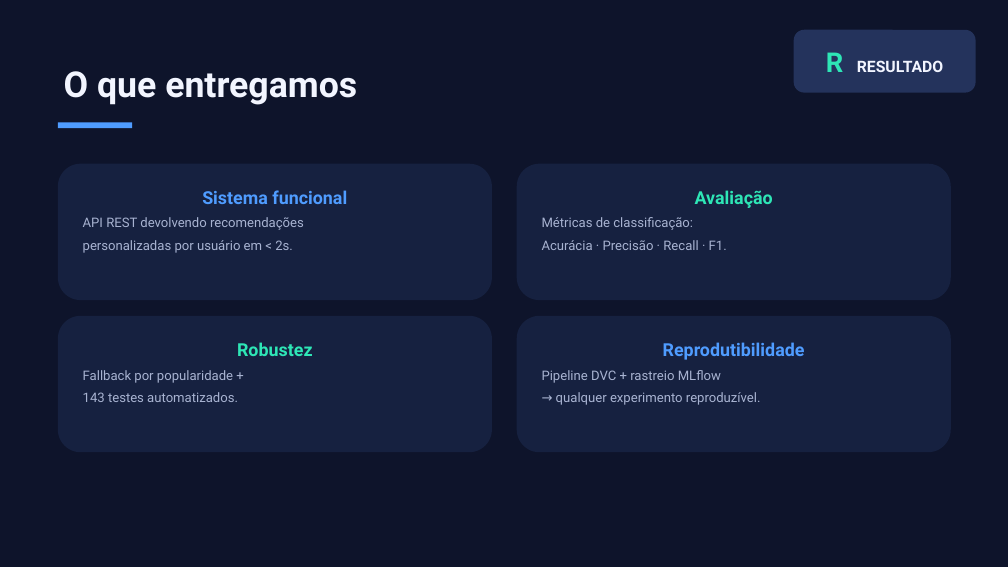
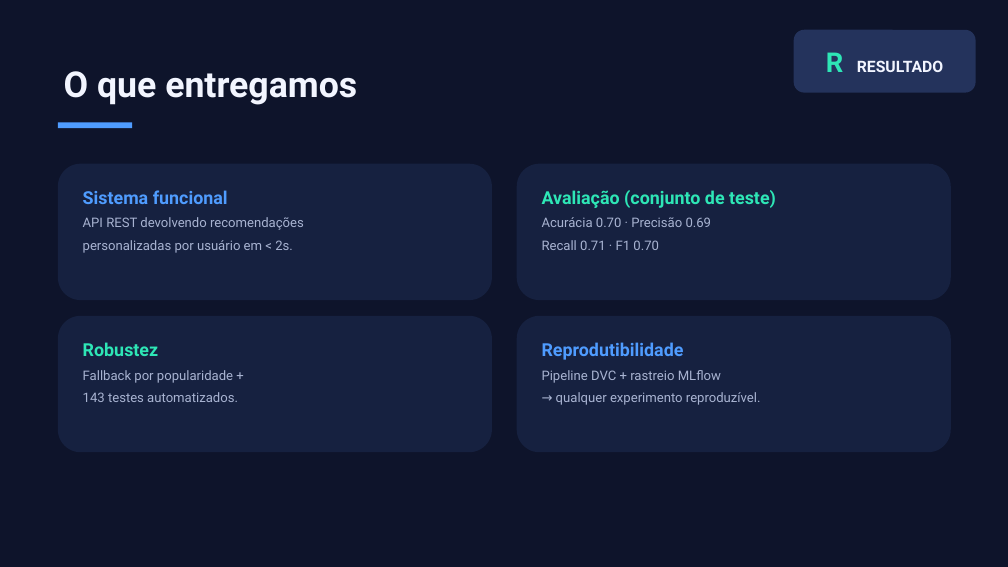
Before and after one commit to RM371356/recommendation-system, a slide deck: slide 9 of apresentacao/apresentacao_STAR.pptx. Drawn at 1008x567 pixels with LibreOffice and Linux fonts; fonts in the diff are those of the drawing. Boxes give left, top, right and bottom in pixels: in the first picture for what was removed or moved away, otherwise in the second. Text is boxed around its words. In the diff, an @@ line names an element or a change of style, - is before the commit and + after.

```diff
--- a/apresentacao/apresentacao_STAR.pptx
+++ b/apresentacao/apresentacao_STAR.pptx
@@ text in rounded rectangle at bbox=[83, 190, 228, 204]: alignment centre to left @@
@@ text in rounded rectangle at bbox=[542, 190, 776, 250]: text changed @@
-Avaliação
-Métricas de classificação:
-Acurácia · Precisão · Recall · F1.
+Avaliação (conjunto de teste)
+Acurácia 0.70 · Precisão 0.69
+Recall 0.71 · F1 0.70
@@ text in rounded rectangle at bbox=[83, 342, 159, 356]: alignment centre to left @@
@@ text in rounded rectangle at bbox=[542, 342, 684, 360]: alignment centre to left @@
```
Also in this commit, not shown: 8 other slides changed, 2 other files.
